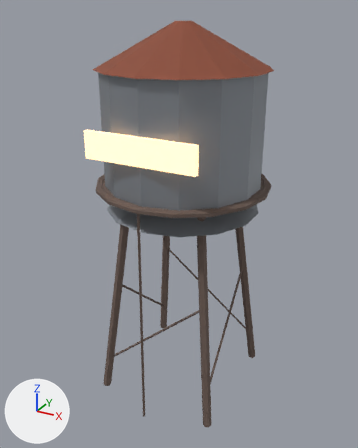
The glTF model docs/assets/props/desert/water_tower.glb, before and after one commit.
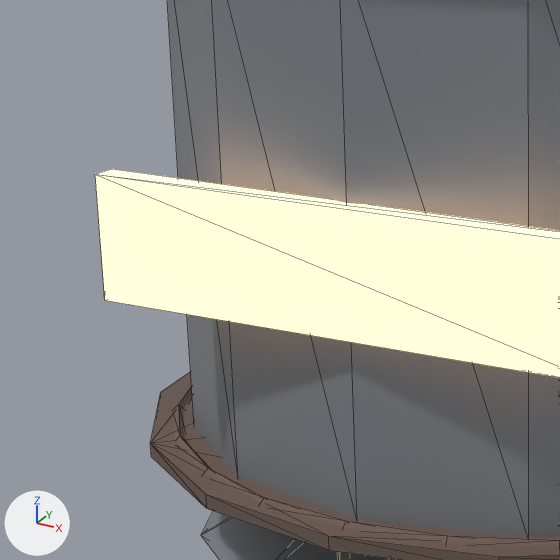
Old and new are each drawn whole from a 50 mm lens placed at (9.0, -16.71, 15.87), pointed at (-0.12, -0.12, 7.58) and again close up on the part from 17% to 52% of the width and 21% to 48% of the height. The axes (+X, +Y, +Z) are drawn at lower left. The lights are the same throughout. The last two pictures show the newer version. The close-ups show mesh edges as thin lines. Vertices at exactly the same position are counted once.

The scene before the commit, as lines of its bpy script (objects in view):
```python
me_water_tower = bpy.data.meshes.new('water_tower')
me_water_tower.from_pydata(...)  # 308 vertices, 560 faces; spans x -3.5..3.5, y -3.5..3.5, z 0.0..15.4
# faces by material slot: [104, 52, 12, 392]
me_water_tower.materials.append(mat_metal)  # grey #8d939a
me_water_tower.materials.append(mat_rust)  # brown #8a4a34
me_water_tower.materials.append(mat_glow_plaque)  # pale yellow #d8cec0, glowing beige #ffc890
me_water_tower.materials.append(mat_post)  # brown #6b5a52
ob_water_tower = bpy.data.objects.new('water_tower', me_water_tower)
ob_water_tower.location = (0.0, 0.0, 0.0)
```
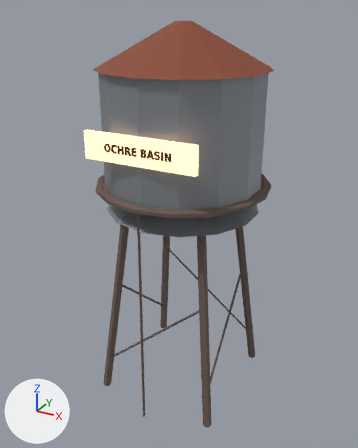
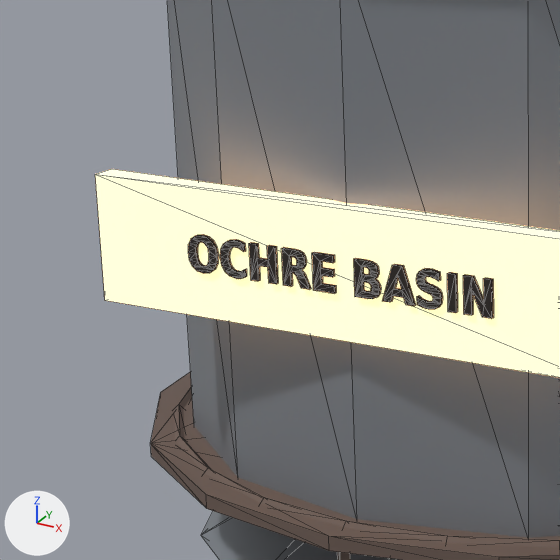
What the commit changed:
Material 'ink' (mat_ink) is new.
Its base color is (0.0242, 0.0176, 0.0144) (black #2b2420).
Its roughness is 0.8.
me_water_tower is used by ob_water_tower; location (0.0, 0.0, 0.0).
me_water_tower had 308 vertices, 560 faces and spanned x -3.5..3.5, y -3.5..3.5, z 0.0..15.4.
me_water_tower now has 794 vertices, 1512 faces and spans x -3.5..3.5, y -3.5..3.5, z 0.0..15.4.
me_water_tower part 1: a new loose piece, a box spanning x 0.956..1.022, y -3.285..-3.255, z 11.265..11.549, in mat_ink (black #2b2420).
me_water_tower part 2: 478 vertices added at x -1.3..1.3, y -3.3, z 11.3..11.6.
me_water_tower gains material mat_ink (black #2b2420).

Changed parts and their boxes (x1, y1, x2, y2) in the close-ups (560 x 560 px):
part 1 of me_water_tower, added: after (447, 272, 458, 313)
part 2 of me_water_tower, added: after (188, 234, 494, 319)
